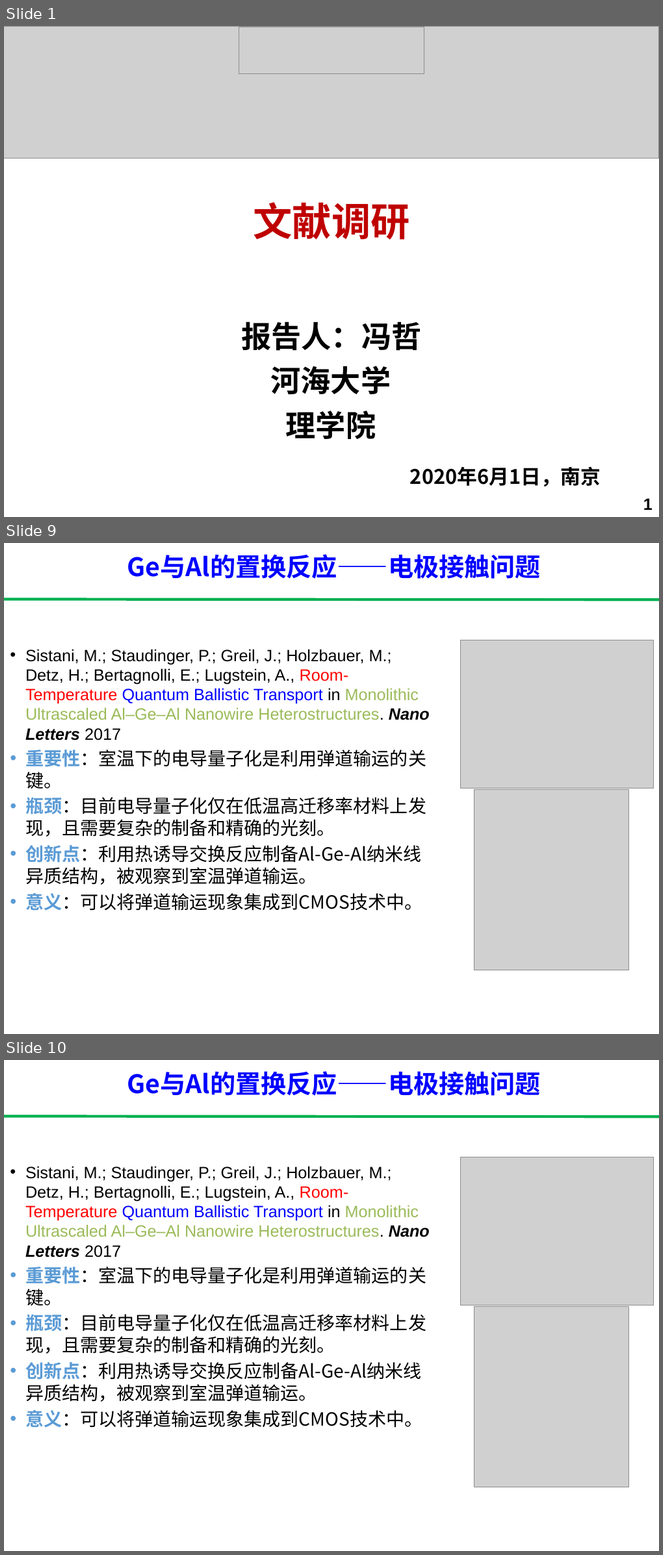
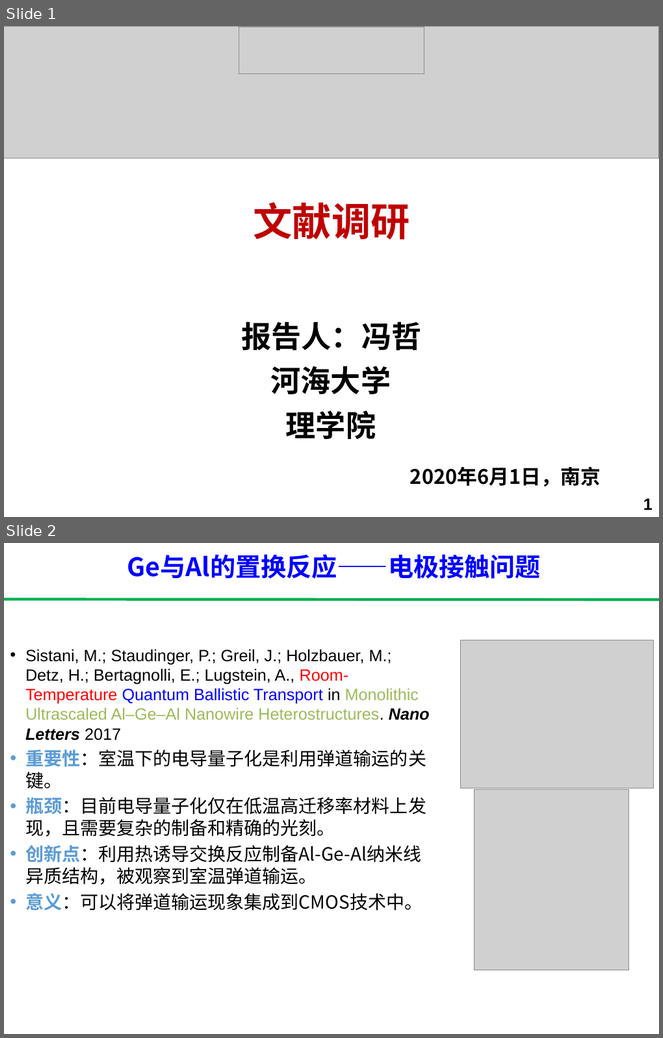
Before and after one commit to ph3n92h3/literature_research, a slide deck: literature_research.pptx. Shown one above the other, each under a label of ours: slides 1, 9 and 10 before the commit, slides 1 and 2 after it; the slides between them are not shown. The pictures are 663x1555 and 663x1038 pixels, drawn with LibreOffice and Linux fonts; fonts in the diff are those of the drawing; grey boxes stand for pictures. Boxes give left, top, right and bottom in pixels: in the first picture for what was removed or moved away, otherwise in the second. Text is boxed around its words. In the diff, an @@ line names an element or a change of style, - is before the commit and + after.

```diff
--- a/literature_research.pptx
+++ b/literature_research.pptx
@@ slide 9 removed at [4, 543, 659, 1034], background #FFFFFF @@
@@ text removed at [128, 554, 541, 579] @@
-Ge与Al的置换反应——电极接触问题
@@ line removed from (659, 600) to (4, 600) @@
@@ picture removed at [461, 640, 654, 789] @@
@@ text removed at [25, 649, 430, 911] @@
-• Sistani, M.; Staudinger, P.; Greil, J.; Holzbauer, M.; Detz, H.; Bertagnolli, E.; Lugstein, A., Room-Temperature Quantum Ballistic Transport in Monolithic Ultrascaled Al–Ge–Al Nanowire Heterostructures. Nano Letters 2017
-• 重要性：室温下的电导量子化是利用弹道输运的关键。
-• 瓶颈：目前电导量子化仅在低温高迁移率材料上发现，且需要复杂的制备和精确的光刻。
-• 创新点：利用热诱导交换反应制备Al-Ge-Al纳米线异质结构，被观察到室温弹道输运。
-• 意义：可以将弹道输运现象集成到CMOS技术中。
@@ picture removed at [475, 790, 629, 970] @@
@@ what was slide 10 is now slide 2 @@
```
Also in this commit, not shown: 7 other slides removed, 21 other files.
